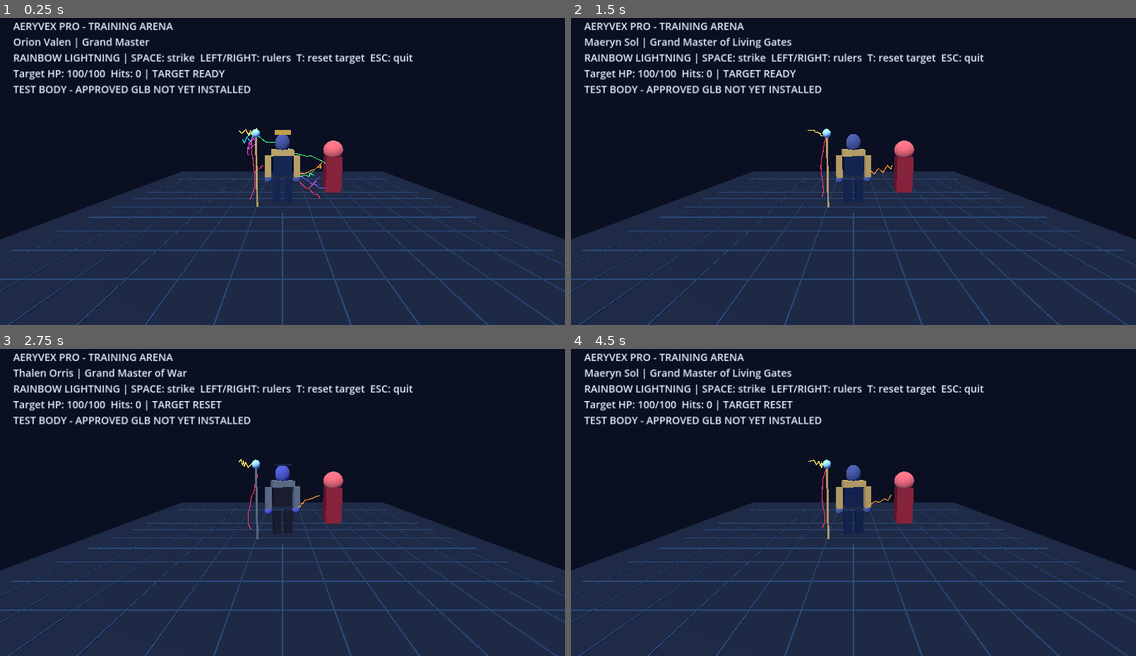
Above: before the commit, frames 1-4 (two rows, left to right).
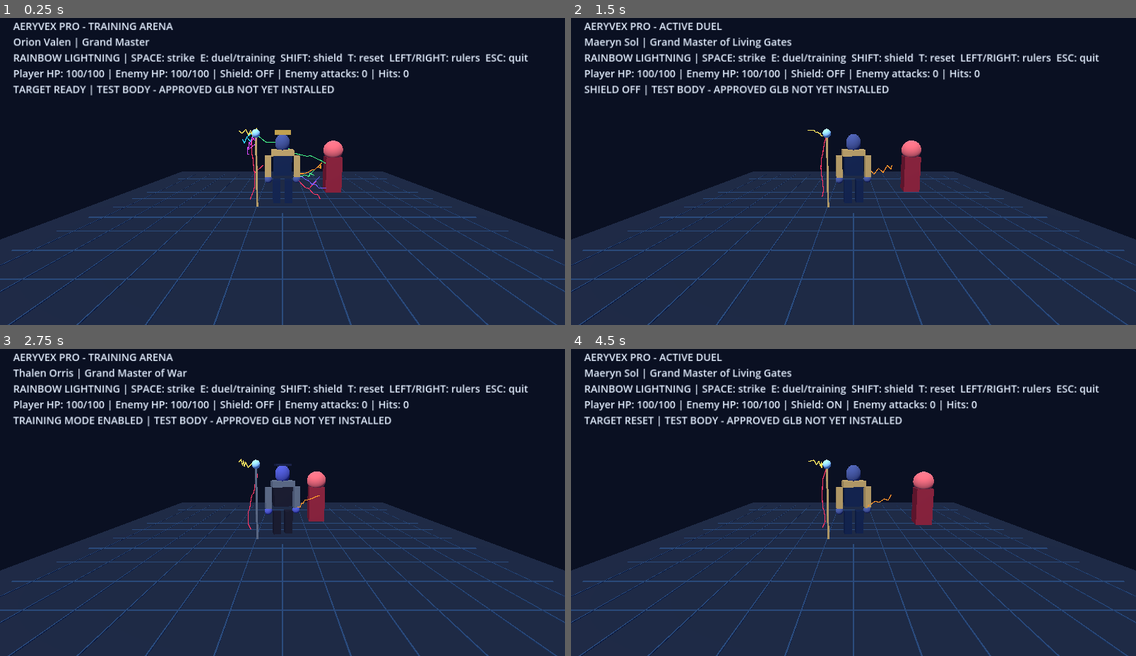
Above: after the commit, the same moments.

Repository: bashamcaleb530-hub/Aeryvex-Pro
Game: Godot game, scene res://CharacterArena.tscn
Same seed, same stepped clock (60 frames per second), same inputs: the game is played once before the commit and once after it. This scene is started directly instead of the project's main scene.
Inputs:
- Up to frame 1 (0.25 s): no input
- Up to frame 2 (1.5 s): tap Enter at 0.5 s; hold Right 0.53-1.28 s; hold Shift 0.53-1.28 s; tap E at 0.6 s; tap Space at 0.77 s; hold S from 1.28 s (still down); tap Shift at 1.35 s
- Up to frame 3 (2.75 s): tap Space at 1.52 s; tap T at 1.55, 2.1 s; release S at 2.03 s; hold Right from 2.03 s (still down); tap E at 2.3 s
- Up to frame 4 (4.5 s): release Right at 2.78 s; hold W 2.78-3.53 s; tap E at 2.85 s; tap Space at 3.02, 3.77 s; tap Shift at 3.05 s; hold Shift 3.53-4.28 s; hold Left from 3.53 s (still down); tap T at 3.8, 4.35 s

The runs differ from the first frame. In frame 1, 3.0% of the frame differs, in the area x 2-94%, y 11-26%; in frame 2, 3.7%; in frame 3, 4.1%; in frame 4, 4.4%, in the area x 2-94%, y 1-58%.

Commit message:
Introduce optional active enemy duel with movement, incoming attacks, player HP and shield

Diff:
--- a/original_game/CharacterArena.gd
+++ b/original_game/CharacterArena.gd
@@ -20,6 +20,12 @@
 var target_health := 100.0
 var target_hits := 0
 var hit_feedback := ""
+var duel_mode := false
+var player_health := 100.0
+var shield_active := false
+var enemy_attack_clock := 1.4
+var enemy_attacks := 0
+var enemy_origin := Vector3(2.1, 0.0, -1.0)
 
 func _ready() -> void:
     var file := FileAccess.open(DESIGN_PATH, FileAccess.READ)
@@ -134,6 +140,11 @@
     target_hits = 0
     hit_feedback = "TARGET READY"
     training_target.visible = true
+    training_target.position = enemy_origin
+    player_health = 100.0
+    enemy_attacks = 0
+    enemy_attack_clock = 1.4
+    shield_active = false
     model_active = model_loader.call("load_character", RULERS[current])
     status_note = "APPROVED GLB LOADED" if model_active else "TEST BODY - APPROVED GLB NOT YET INSTALLED"
     var entry := _character(RULERS[current])
@@ -184,11 +195,24 @@
         elif event.keycode == KEY_SPACE:
             if attack_timer <= 0.0:
                 _attack_target()
+        elif event.keycode == KEY_E:
+            duel_mode = not duel_mode
+            enemy_attack_clock = 1.4
+            hit_feedback = "ACTIVE ENEMY ENABLED" if duel_mode else "TRAINING MODE ENABLED"
+            _refresh_label()
+        elif event.keycode == KEY_SHIFT:
+            shield_active = not shield_active
+            hit_feedback = "SHIELD ON" if shield_active else "SHIELD OFF"
+            _refresh_label()
         elif event.keycode == KEY_T:
             target_health = 100.0
             target_hits = 0
             training_target.visible = true
             hit_feedback = "TARGET RESET"
+            training_target.position = enemy_origin
+            player_health = 100.0
+            enemy_attacks = 0
+            enemy_attack_clock = 1.4
             _refresh_label()
         elif event.keycode == KEY_ESCAPE:
             get_tree().quit()
@@ -196,7 +220,7 @@
 func _refresh_label() -> void:
     var entry := _character(RULERS[current])
     var energy := "RAINBOW" if entry.get("faction", "") == "aether" else "RED"
-    label.text = "AERYVEX PRO - TRAINING ARENA\n%s | %s\n%s LIGHTNING | SPACE: strike  LEFT/RIGHT: rulers  T: reset target  ESC: quit\nTarget HP: %d/100  Hits: %d | %s\n%s" % [entry.get("name", "Unknown"), entry.get("role", ""), energy, int(target_health), target_hits, hit_feedback, status_note]
+    label.text = "AERYVEX PRO - %s\n%s | %s\n%s LIGHTNING | SPACE: strike  E: duel/training  SHIFT: shield  T: reset  LEFT/RIGHT: rulers  ESC: quit\nPlayer HP: %d/100 | Enemy HP: %d/100 | Shield: %s | Enemy attacks: %d | Hits: %d\n%s | %s" % ["ACTIVE DUEL" if duel_mode else "TRAINING ARENA", entry.get("name", "Unknown"), entry.get("role", ""), energy, int(player_health), int(target_health), "ON" if shield_active else "OFF", enemy_attacks, target_hits, hit_feedback, status_note]
 
 func _attack_target() -> void:
     attack_timer = 0.48
@@ -216,7 +240,26 @@
     attack_timer = maxf(0.0, attack_timer - delta)
     if character_root:
         character_root.rotation.y = sin(time_s * 0.45) * 0.23
+    if duel_mode:
+        _update_enemy(delta)
     _draw_lightning()
+
+func _update_enemy(delta: float) -> void:
+    if target_health <= 0.0 or player_health <= 0.0:
+        return
+    # Deterministic sidestep and timed ranged attacks; no randomness or physics dependence.
+    training_target.position.x = enemy_origin.x + sin(time_s * 1.8) * 0.75
+    training_target.position.z = enemy_origin.z + cos(time_s * 1.2) * 0.35
+    enemy_attack_clock -= delta
+    if enemy_attack_clock <= 0.0:
+        enemy_attack_clock += 1.4
+        enemy_attacks += 1
+        var damage := 5.0 if shield_active else 15.0
+        player_health = maxf(0.0, player_health - damage)
+        hit_feedback = "SHIELD BLOCKED MOST DAMAGE" if shield_active else "ENEMY LIGHTNING STRIKE"
+        if player_health <= 0.0:
+            hit_feedback = "PLAYER DEFEATED - PRESS T TO RESTART"
+        _refresh_label()
 
 func _draw_lightning() -> void:
     _clear(fx_root)
